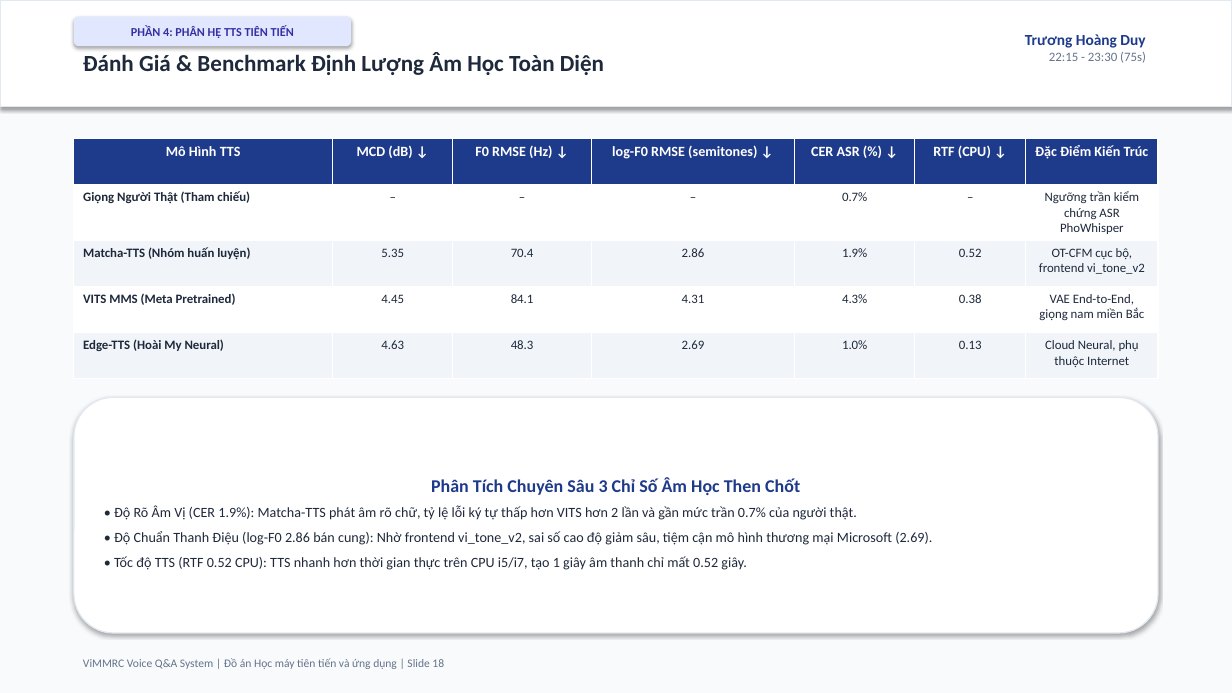
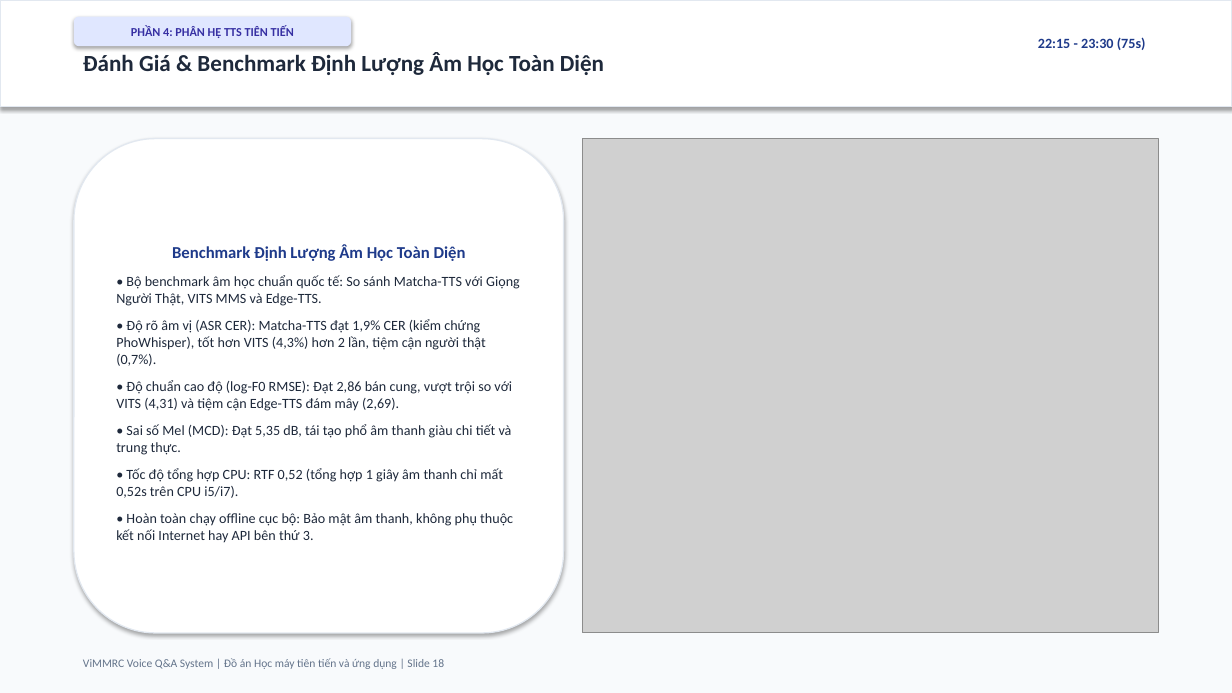
Before and after one commit to ngohuy04022000/vimmrc-qa-voice, a slide deck: slide 18 of docs/ViMMRC_Presentation_30min.pptx. Drawn at 1232x693 pixels with LibreOffice and Linux fonts; fonts in the diff are those of the drawing; grey boxes stand for pictures. Boxes give left, top, right and bottom in pixels: in the first picture for what was removed or moved away, otherwise in the second. Text is boxed around its words. In the diff, an @@ line names an element or a change of style, - is before the commit and + after.

```diff
--- a/docs/ViMMRC_Presentation_30min.pptx
+++ b/docs/ViMMRC_Presentation_30min.pptx
@@ text "22:15 - 23:30 (75s)" at (x1=1038, y1=37, x2=1146, y2=50): size 10 to 11 pt, text colour #64748B to #1E3A8A, bold on @@
@@ text at (x1=1025, y1=34, x2=1145, y2=48): paragraph removed @@
-Trương Hoàng Duy
@@ table removed at (x1=74, y1=139, x2=1158, y2=371), 5 rows, 7 columns @@
-Mô Hình TTS | MCD (dB) ↓ | F0 RMSE (Hz) ↓ | log-F0 RMSE (semitones) ↓ | CER ASR (%) ↓ | RTF (CPU) ↓ | Đặc Điểm Kiến Trúc
-Giọng Người Thật (Tham chiếu) | – | – | – | 0.7% | – | Ngưỡng trần kiểm chứng ASR PhoWhisper
-Matcha-TTS (Nhóm huấn luyện) | 5.35 | 70.4 | 2.86 | 1.9% | 0.52 | OT-CFM cục bộ, frontend vi_tone_v2
-VITS MMS (Meta Pretrained) | 4.45 | 84.1 | 4.31 | 4.3% | 0.38 | VAE End-to-End, giọng nam miền Bắc
-Edge-TTS (Hoài My Neural) | 4.63 | 48.3 | 2.69 | 1.0% | 0.13 | Cloud Neural, phụ thuộc Internet
@@ rounded rectangle added at (x1=74, y1=139, x2=564, y2=633), fill #FFFFFF, outline #E2E8F0 1 pt, 11 pt, text #1E293B @@
+Benchmark Định Lượng Âm Học Toàn Diện
+• Bộ benchmark âm học chuẩn quốc tế: So sánh Matcha-TTS với Giọng Người Thật, VITS MMS và Edge-TTS.
+• Độ rõ âm vị (ASR CER): Matcha-TTS đạt 1,9% CER (kiểm chứng PhoWhisper), tốt hơn VITS (4,3%) hơn 2 lần, tiệm cận người thật (0,7%).
+• Độ chuẩn cao độ (log-F0 RMSE): Đạt 2,86 bán cung, vượt trội so với VITS (4,31) và tiệm cận Edge-TTS đám mây (2,69).
+• Sai số Mel (MCD): Đạt 5,35 dB, tái tạo phổ âm thanh giàu chi tiết và trung thực.
+• Tốc độ tổng hợp CPU: RTF 0,52 (tổng hợp 1 giây âm thanh chỉ mất 0,52s trên CPU i5/i7).
+• Hoàn toàn chạy offline cục bộ: Bảo mật âm thanh, không phụ thuộc kết nối Internet hay API bên thứ 3.
@@ picture added at (x1=582, y1=139, x2=1158, y2=633) @@
@@ rounded rectangle removed at (x1=74, y1=397, x2=1158, y2=633) @@
-Phân Tích Chuyên Sâu 3 Chỉ Số Âm Học Then Chốt
-• Độ Rõ Âm Vị (CER 1.9%): Matcha-TTS phát âm rõ chữ, tỷ lệ lỗi ký tự thấp hơn VITS hơn 2 lần và gần mức trần 0.7% của người thật.
-• Độ Chuẩn Thanh Điệu (log-F0 2.86 bán cung): Nhờ frontend vi_tone_v2, sai số cao độ giảm sâu, tiệm cận mô hình thương mại Microsoft (2.69).
-• Tốc độ TTS (RTF 0.52 CPU): TTS nhanh hơn thời gian thực trên CPU i5/i7, tạo 1 giây âm thanh chỉ mất 0.52 giây.
```
Also in this commit, not shown: 23 other slides changed, 37 other files.
